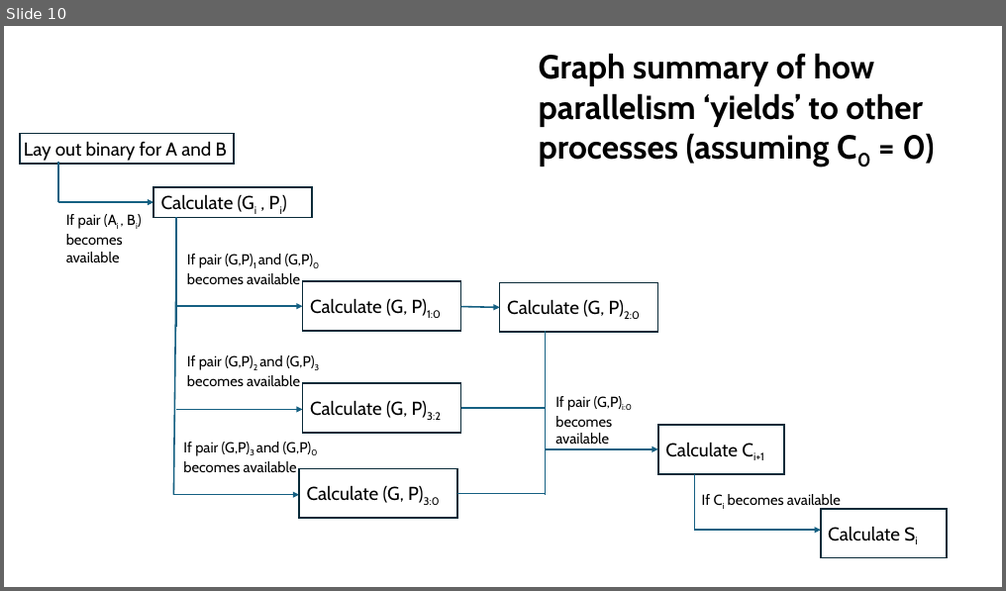
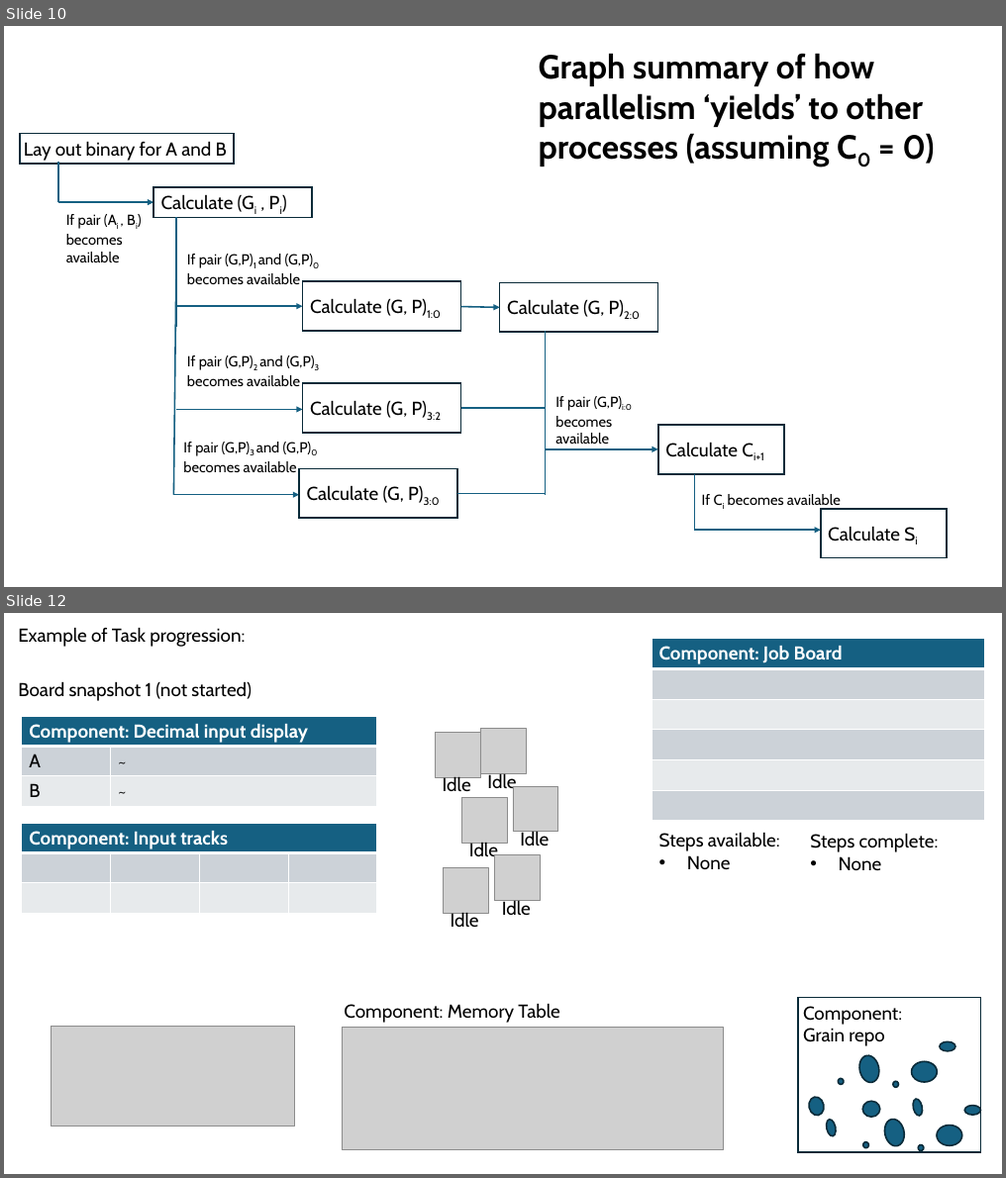
Before and after one commit to John-Cap/Ant-Colony-Calculator-Simulator, a slide deck: design/brainstorming/ant_board.pptx. Shown one above the other, each under a label of ours: slide 10 before the commit, slides 10 and 12 after it; the slides between them are not shown. The pictures are 1006x591 and 1006x1178 pixels, drawn with LibreOffice and Linux fonts; fonts in the diff are those of the drawing; grey boxes stand for pictures. Boxes give left, top, right and bottom in pixels: in the first picture for what was removed or moved away, otherwise in the second. Text is boxed around its words. In the diff, an @@ line names an element or a change of style, - is before the commit and + after.

```diff
--- a/design/brainstorming/ant_board.pptx
+++ b/design/brainstorming/ant_board.pptx
@@ slide 12 added at [4, 613, 1002, 1174], background #FFFFFF @@
@@ text added at [18, 627, 245, 647], 18 pt, text #000000 @@
+Example of Task progression:
@@ table added at [651, 639, 984, 820], 6 rows, 1 columns @@
+Component: Job Board
+
+
+
+
+
@@ text added at [18, 681, 252, 701], 18 pt, text #000000 @@
+Board snapshot 1 (not started)
@@ table added at [22, 716, 377, 806], 3 rows, 2 columns @@
+Component: Decimal input display | 
+A | ~
+B | ~
@@ picture added at [480, 729, 526, 774] @@
@@ picture added at [436, 732, 481, 777] @@
@@ text added at [443, 776, 471, 791], 18 pt, text #000000 @@
+Idle
@@ text added at [487, 773, 516, 793], 18 pt, text #000000 @@
+Idle
@@ picture added at [513, 786, 558, 833] @@
@@ picture added at [462, 798, 508, 844] @@
@@ table added at [22, 823, 378, 913], 3 rows, 4 columns @@
+Component: Input tracks |  |  | 
+ |  |  | 
+ |  |  | 
@@ text added at [469, 842, 498, 862], 18 pt, text #000000 @@
+Idle
@@ text added at [520, 830, 548, 846], 18 pt, text #000000 @@
+Idle
@@ text added at [659, 832, 780, 869], 18 pt, text #000000 @@
+Steps available:
+• None
@@ text added at [810, 833, 939, 870], 18 pt, text #000000 @@
+Steps complete:
+• None
@@ picture added at [443, 867, 488, 913] @@
@@ picture added at [494, 856, 540, 901] @@
@@ text added at [502, 899, 531, 915], 18 pt, text #000000 @@
+Idle
@@ text added at [450, 912, 479, 927], 18 pt, text #000000 @@
+Idle
@@ picture added at [51, 1026, 294, 1128] @@
@@ picture added at [342, 1028, 724, 1151] @@
@@ text added at [344, 1003, 560, 1023], 18 pt, text #000000 @@
+Component: Memory Table
@@ group added at [798, 998, 981, 1153]: 14 ellipses, 1 rectangle, 1 text @@
+Component:
+Grain repo
```
Also in this commit, not shown: 1 slide changed, 8 other slides added, 37 other files.
